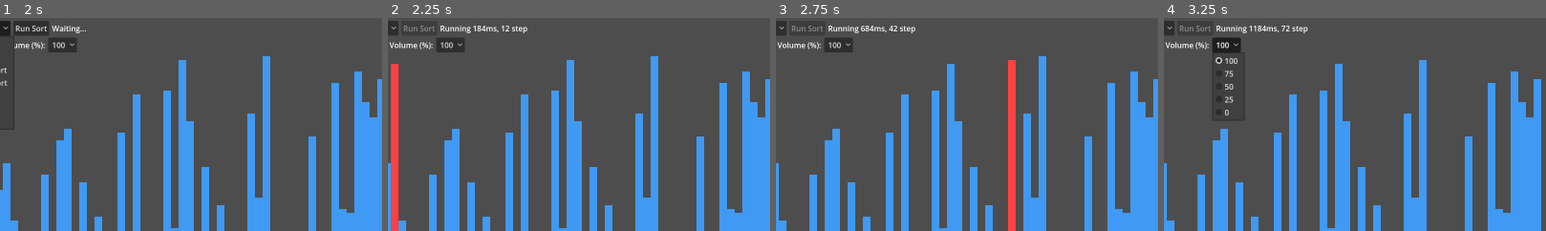
Above: before the commit, frames 1-4 (left to right).
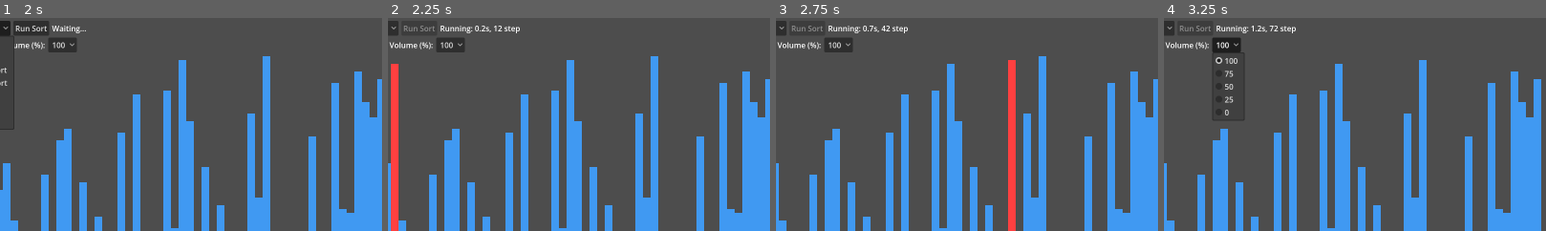
Above: after the commit, the same moments.

Repository: jiro4989/sort_visualizer
Game: Godot game, scene res://src/main.tscn
The game is run twice, just before and just after one commit, with the same random seed, the same clock (stepped at 60 frames per second) and the same inputs.
Inputs:
- Up to frame 1 (2 s): click "Shuffle" at 0.5 s; click "Bubble Sort" at 1.25 s
- Up to frame 2 (2.25 s): click "Run Sort" at 2 s
- Up to frame 3 (2.75 s): no input
- Up to frame 4 (3.25 s): click "100" at 2.75 s
The pictures show only the part of the screen within x 12-62%, y 0-50%; the shares and areas given below are measured in that part.

Frame 1 is identical in both runs. In frame 2, 0.2% of the frame differs, in the area x 21-37%, y 3-8%; in frame 3, 0.3%; in frame 4, 0.3%, in the area x 21-38%, y 3-8%.

Commit message:
feat: 経過時間の表示を秒単位に変更

Diff:
--- a/src/main.gd
+++ b/src/main.gd
@@ -98,8 +98,8 @@
 
 ## ステータステキストを作成する。
 func create_status_text(text: String, start_time: float, step_count: int) -> String:
-	var elapsed_time: float = Time.get_ticks_msec() - start_time
-	return "%s %dms, %d step" % [text, elapsed_time, step_count]
+	var elapsed_seconds: float = (Time.get_ticks_msec() - start_time) / 1000.0
+	return "%s: %.1fs, %d step" % [text, elapsed_seconds, step_count]
 
 func get_selected_volume_scale() -> float:
 	var volume_text: String = select_volume_option.text
